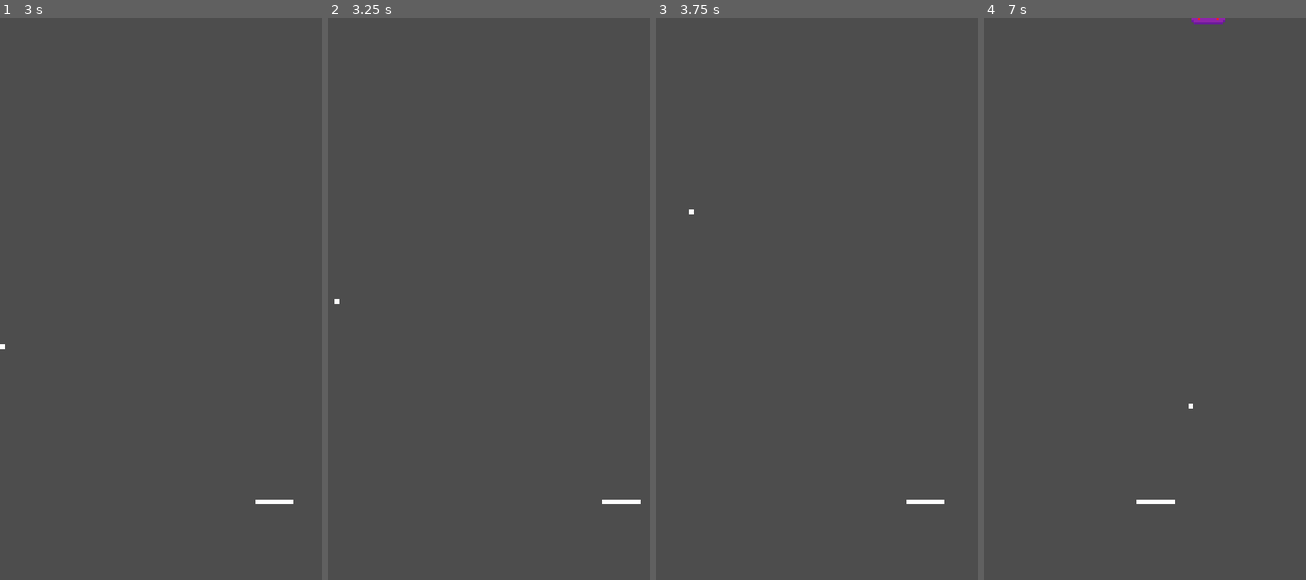
Above: before the commit, frames 1-4 (left to right).
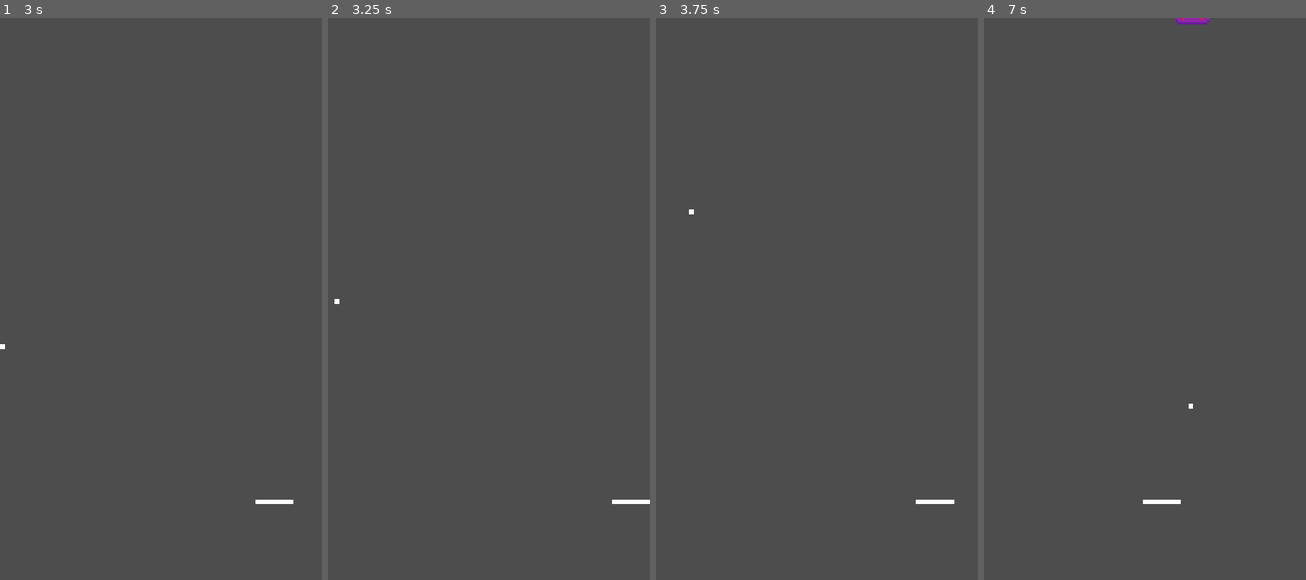
Above: after the commit, the same moments.

Repository: hoalex21/PongShot
Game: Godot game, scene res://game.tscn
Two runs of this game, one before a commit and one after it. Both use one fixed random seed, a clock stepped at 60 frames per second and the inputs below.
Inputs:
- Up to frame 1 (3 s): tap Enter at 0.5, 2 s; hold Right (move_right) 0.53-1.28 s; tap Space at 1.25 s; hold Left (move_left) 1.28-2.03 s; hold Right (move_right) from 2.03 s (still down)
- Up to frame 2 (3.25 s): keep holding Right (move_right)
- Up to frame 3 (3.75 s): tap Space at 3.5 s; release Right (move_right) at 3.53 s; hold Left (move_left) from 3.53 s (still down)
- Up to frame 4 (7 s): tap Enter at 4.25 s; tap Space at 5.75 s; release Left (move_left) at 5.78 s; hold Right (move_right) from 5.78 s (still down)

Frame 1 is identical in both runs. In frame 2, less than 0.1% of the frame differs, in the area x 85-100%, y 85-87%; in frame 3, less than 0.1%; in frame 4, 0.2%, in the area x 47-75%, y 0-87%.

Commit message:
increase paddle boundaries

Diff:
--- a/player.gd
+++ b/player.gd
@@ -21,7 +21,7 @@
 		pos.x += speed * delta
 
 	set_position(pos)
-	position = position.clamp(Vector2(96, 1620), Vector2(984, 1620))
+	position = position.clamp(Vector2(64, 1620), Vector2(1016, 1620))
 
 
 func _on_area_entered(area):
--- a/player.tscn
+++ b/player.tscn
@@ -7,6 +7,7 @@
 size = Vector2(64, 8)
 
 [node name="Player" type="Area2D"]
+position = Vector2(2.08165e-12, 2.08165e-12)
 scale = Vector2(2, 2)
 script = ExtResource("1_ekces")
 metadata/_edit_group_ = true
--- a/ufo.tscn
+++ b/ufo.tscn
@@ -11,6 +11,7 @@
 scale = Vector2(7, 7)
 script = ExtResource("1_5blgm")
 min_x = 80
+max_x = 1000
 initial_y = -50
 
 [node name="CollisionShape2D" type="CollisionShape2D" parent="."]
